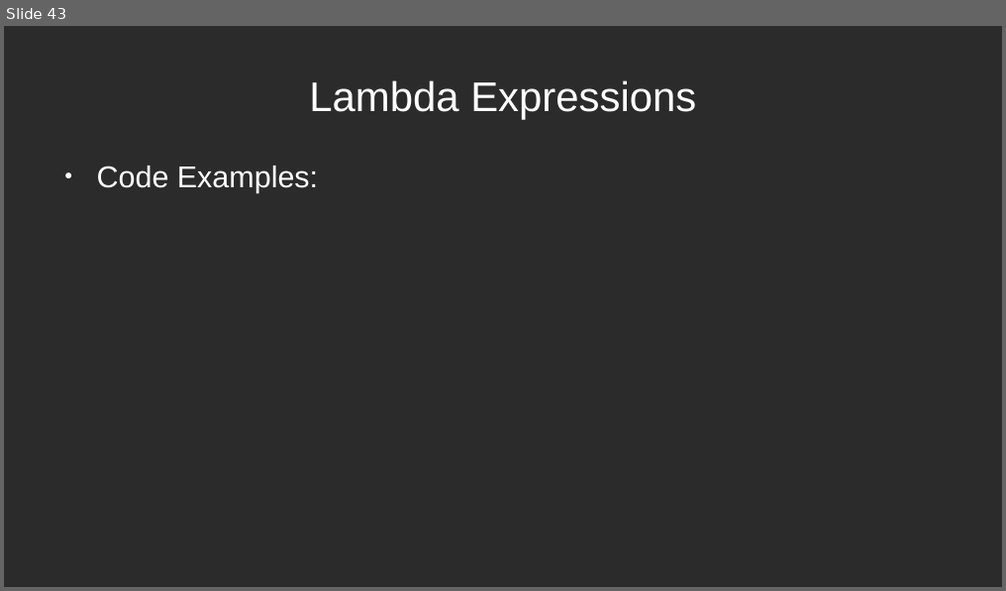
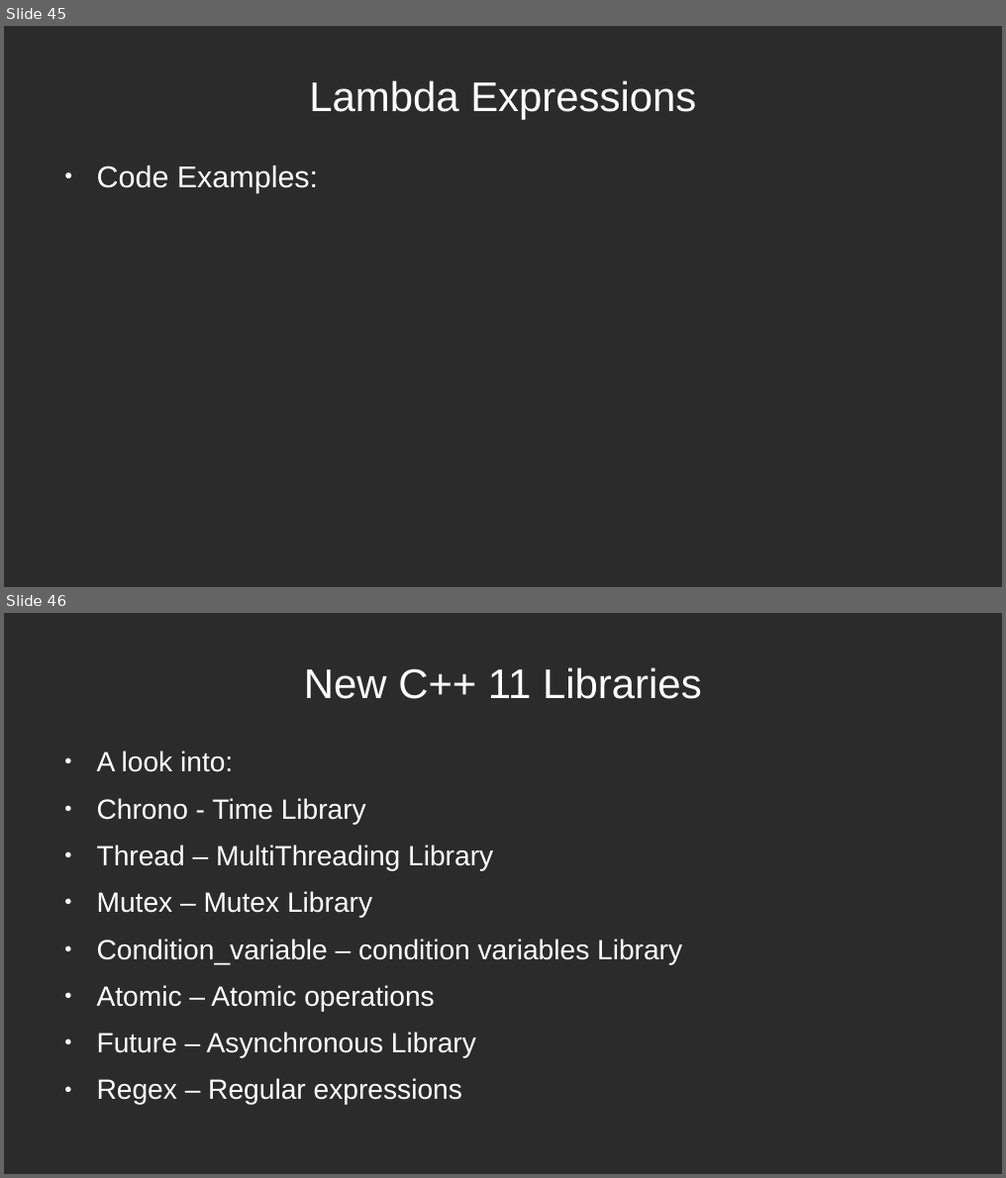
Before and after one commit to mleibeng/Crash-Course-CPP-11-17, a slide deck: Presentation/Crash Course.odp. Shown one above the other, each under a label of ours: slide 43 before the commit, slides 45 and 46 after it. The pictures are 1006x591 and 1006x1178 pixels, drawn with LibreOffice and Linux fonts; fonts in the diff are those of the drawing; background and template pictures are left out; a plain dark background stands for a picture behind light text. Boxes give left, top, right and bottom in pixels: in the first picture for what was removed or moved away, otherwise in the second. Text is boxed around its words. In the diff, an @@ line names an element or a change of style, - is before the commit and + after.

```diff
--- a/Presentation/Crash Course.odp
+++ b/Presentation/Crash Course.odp
@@ slide 46 added at box(4, 613, 1002, 1174), background picture (left out) @@
@@ title added at box(304, 667, 702, 699), 33 pt, text #FFFFFF @@
+New C++ 11 Libraries
@@ text added at box(97, 751, 682, 1104), 22.2 pt, text #FFFFFF @@
+● A look into:
+● Chrono - Time Library
+● Thread – MultiThreading Library
+● Mutex – Mutex Library
+● Condition_variable – condition variables Library
+● Atomic – Atomic operations
+● Future – Asynchronous Library
+● Regex – Regular expressions
@@ what was slide 43 is now slide 45 @@
```
Also in this commit, not shown: 2 slides changed, 36 other slides added, 5 slides removed, 2 other files.
